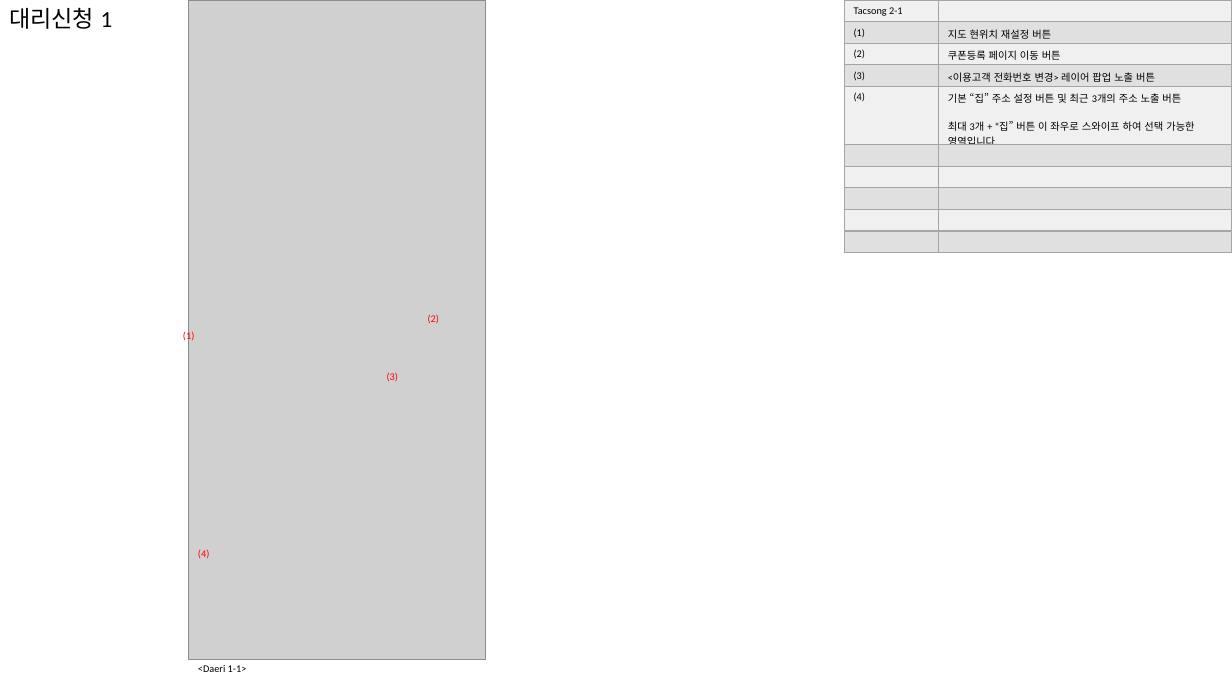
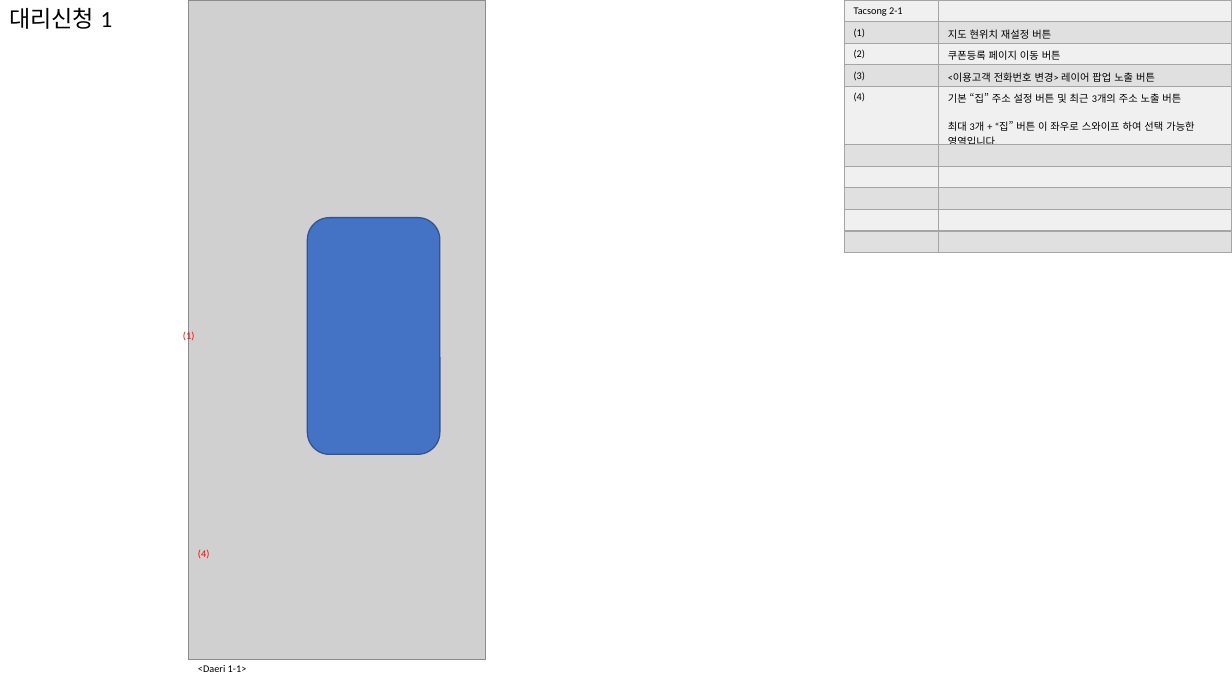
Before and after one commit to kirak00/car, a slide deck: slide 5 of 탁송WEB서비스_퍼블리싱_20231106.pptx. Drawn at 1232x693 pixels with LibreOffice and Linux fonts; fonts in the diff are those of the drawing; grey boxes stand for pictures. Boxes give left, top, right and bottom in pixels: in the first picture for what was removed or moved away, otherwise in the second. Text is boxed around its words. In the diff, an @@ line names an element or a change of style, - is before the commit and + after.

```diff
--- a/탁송WEB서비스_퍼블리싱_20231106.pptx
+++ b/탁송WEB서비스_퍼블리싱_20231106.pptx
@@ rounded rectangle added at [308, 218, 440, 455], fill #4472C4, outline #325491 1 pt @@
@@ text removed at [428, 314, 439, 323] @@
-(2)
@@ text removed at [387, 372, 398, 381] @@
-(3)
```
Also in this commit, not shown: 2 other slides changed, 7 other files.
